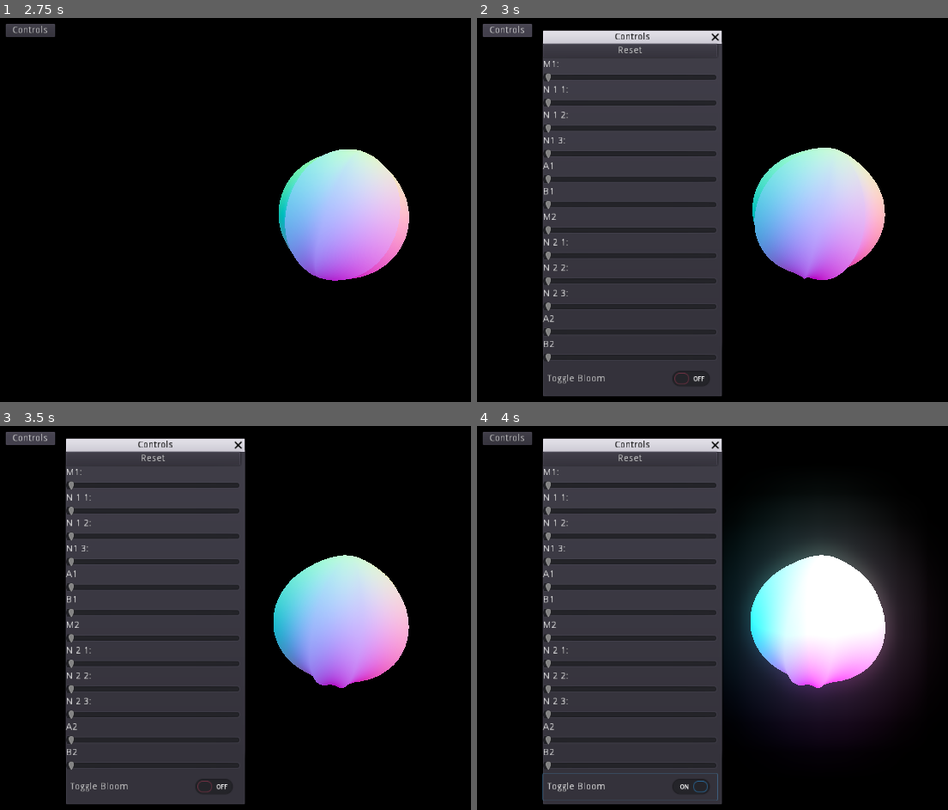
Above: before the commit, frames 1-4 (two rows, left to right).
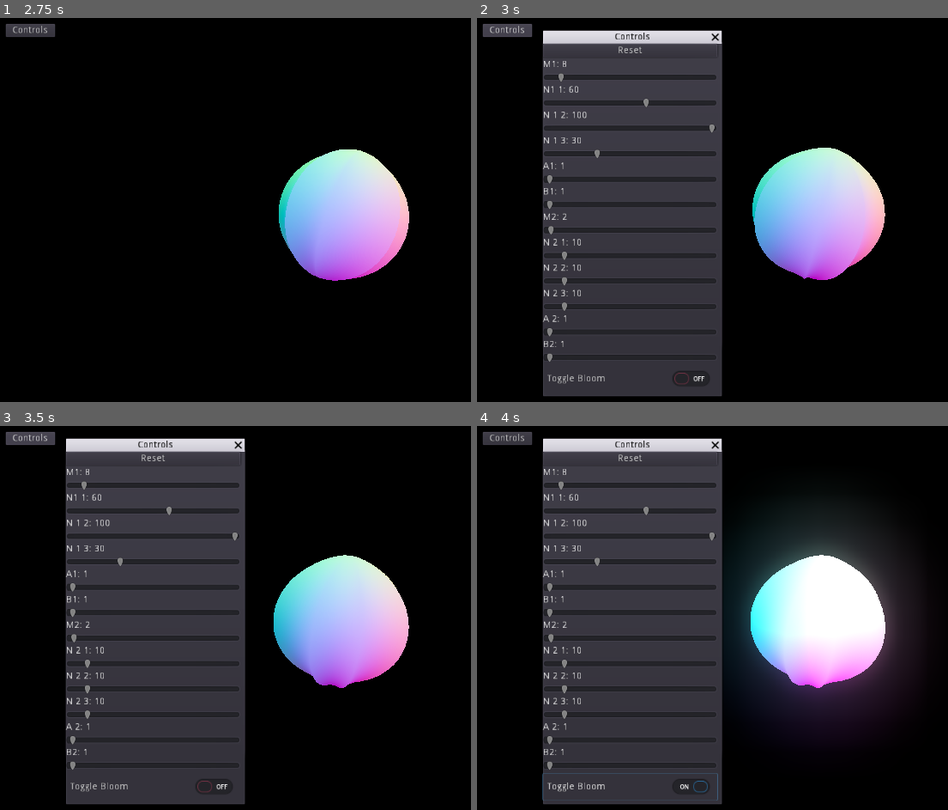
Above: after the commit, the same moments.

Repository: Softwave/SuperShapes
Game: Godot game, scene res://Root.tscn
Same seed, same stepped clock (60 frames per second), same inputs: the game is played once before the commit and once after it.
Inputs (mouse positions are in pixels of both pictures, inside the frame that each line leads up to):
- Up to frame 1 (2.75 s): tap Enter at 0.5 s; move the mouse to (outside the picture) at 0.52 s; hold Right (ui_right) 0.53-1.25 s; click (outside the picture) at 0.67 s; drag from (202, 233) to (306, 294) at 1.27 s; move the mouse to (409, 125) at 2.02 s; hold Right (ui_right) from 2.03 s (still down)
- Up to frame 2 (3 s): release Right (ui_right) at 2.75 s; click "Controls" at 2.75 s
- Up to frame 3 (3.5 s): no input
- Up to frame 4 (4 s): click "Toggle Bloom" at 3.5 s

Frame 1 is identical in both runs. In frame 2, 0.6% of the frame differs, in the area x 14-51%, y 11-90%; in frame 3, 0.6%; in frame 4, 0.6%.

Commit message:
Another update

Diff:
--- a/SuperScript.gd
+++ b/SuperScript.gd
@@ -9,7 +9,21 @@
 
 # Called when the node enters the scene tree for the first time.
 func _ready():
-	pass
+	get_node("../../../CanvasLayer/WindowDialog/VBoxContainer/M1Slider").value = 8.0
+	get_node("../../../CanvasLayer/WindowDialog/VBoxContainer/N11Slider").value = 60.0
+	get_node("../../../CanvasLayer/WindowDialog/VBoxContainer/N12Slider").value = 100.0
+	get_node("../../../CanvasLayer/WindowDialog/VBoxContainer/N13Slider").value = 30.0
+
+	get_node("../../../CanvasLayer/WindowDialog/VBoxContainer/A1Slider").value = 1.0
+	get_node("../../../CanvasLayer/WindowDialog/VBoxContainer/B1Slider").value = 1.0
+
+	get_node("../../../CanvasLayer/WindowDialog/VBoxContainer/M2Slider").value = 2.0
+	get_node("../../../CanvasLayer/WindowDialog/VBoxContainer/N21Slider").value = 10.0
+	get_node("../../../CanvasLayer/WindowDialog/VBoxContainer/N22Slider").value = 10.0
+	get_node("../../../CanvasLayer/WindowDialog/VBoxContainer/N23Slider").value = 10.0
+
+	get_node("../../../CanvasLayer/WindowDialog/VBoxContainer/A2Slider").value = 1.0
+	get_node("../../../CanvasLayer/WindowDialog/VBoxContainer/B2Slider").value = 1.0
 
 func get_input(delta):
 	pass
@@ -32,26 +46,36 @@
 func _on_N11Slider_value_changed(value):
 	var superMesh = get_node("../MeshInstance")
 	superMesh.get_surface_material(0).set_shader_param("_N11", value)
+	var tempLabel = get_node("../../../CanvasLayer/WindowDialog/VBoxContainer/N1Label")
+	tempLabel.text = "N1 1: " + str(value)
 
 
 func _on_N12Slider_value_changed(value):
 	var superMesh = get_node("../MeshInstance")
 	superMesh.get_surface_material(0).set_shader_param("_N12", value)
+	var tempLabel = get_node("../../../CanvasLayer/WindowDialog/VBoxContainer/N1Label2")
+	tempLabel.text = "N 1 2: " + str(value)
 
 
 func _on_N13Slider_value_changed(value):
 	var superMesh = get_node("../MeshInstance")
 	superMesh.get_surface_material(0).set_shader_param("_N13", value)
+	var tempLabel = get_node("../../../CanvasLayer/WindowDialog/VBoxContainer/N1Label3")
+	tempLabel.text = "N 1 3: " + str(value)
 
 
 func _on_A1Slider_value_changed(value):
 	var superMesh = get_node("../MeshInstance")
 	superMesh.get_surface_material(0).set_shader_param("_A1", value)
+	var tempLabel = get_node("../../../CanvasLayer/WindowDialog/VBoxContainer/A1Label")
+	tempLabel.text = "A1: " + str(value)
 
 
 func _on_B1Slider_value_changed(value):
 	var superMesh = get_node("../MeshInstance")
 	superMesh.get_surface_material(0).set_shader_param("_B1", value)
+	var tempLabel = get_node("../../../CanvasLayer/WindowDialog/VBoxContainer/B1Label")
+	tempLabel.text = "B1: " + str(value)
 
 
 func _on_ButtonToggleControls_pressed():
@@ -61,31 +85,43 @@
 func _on_M2Slider_value_changed(value):
 	var superMesh = get_node("../MeshInstance")
 	superMesh.get_surface_material(0).set_shader_param("_M2", value)
+	var tempLabel = get_node("../../../CanvasLayer/WindowDialog/VBoxContainer/M2Label")
+	tempLabel.text = "M2: " + str(value)
 
 
 func _on_N21Slider_value_changed(value):
 	var superMesh = get_node("../MeshInstance")
 	superMesh.get_surface_material(0).set_shader_param("_N21", value)
+	var tempLabel = get_node("../../../CanvasLayer/WindowDialog/VBoxContainer/N21Label")
+	tempLabel.text = "N 2 1: " + str(value)
 
 
 func _on_N22Slider_value_changed(value):
 	var superMesh = get_node("../MeshInstance")
 	superMesh.get_surface_material(0).set_shader_param("_N22", value)
+	var tempLabel = get_node("../../../CanvasLayer/WindowDialog/VBoxContainer/N22Label")
+	tempLabel.text = "N 2 2: " + str(value)
 
 
 func _on_N23Slider_value_changed(value):
 	var superMesh = get_node("../MeshInstance")
 	superMesh.get_surface_material(0).set_shader_param("_N23", value)
+	var tempLabel = get_node("../../../CanvasLayer/WindowDialog/VBoxContainer/N23Label")
+	tempLabel.text = "N 2 3: " + str(value)
 
 
 func _on_A2Slider_value_changed(value):
 	var superMesh = get_node("../MeshInstance")
 	superMesh.get_surface_material(0).set_shader_param("_A2", value)
+	var tempLabel = get_node("../../../CanvasLayer/WindowDialog/VBoxContainer/A2Label")
+	tempLabel.text = "A 2: " + str(value)
 
 
 func _on_B2Slider_value_changed(value):
 	var superMesh = get_node("../MeshInstance")
 	superMesh.get_surface_material(0).set_shader_param("_B2", value)
+	var tempLabel = get_node("../../../CanvasLayer/WindowDialog/VBoxContainer/B2Label")
+	tempLabel.text = "B2: " + str(value)
 
 
 func _on_BtnReset_pressed():
